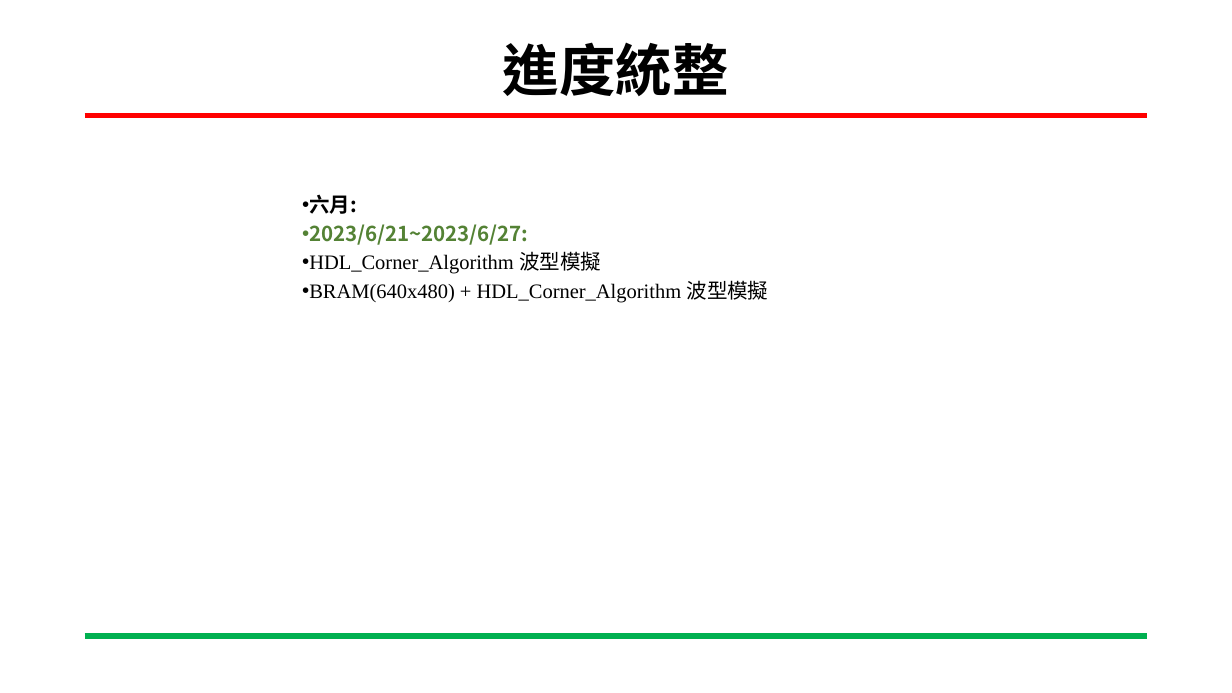
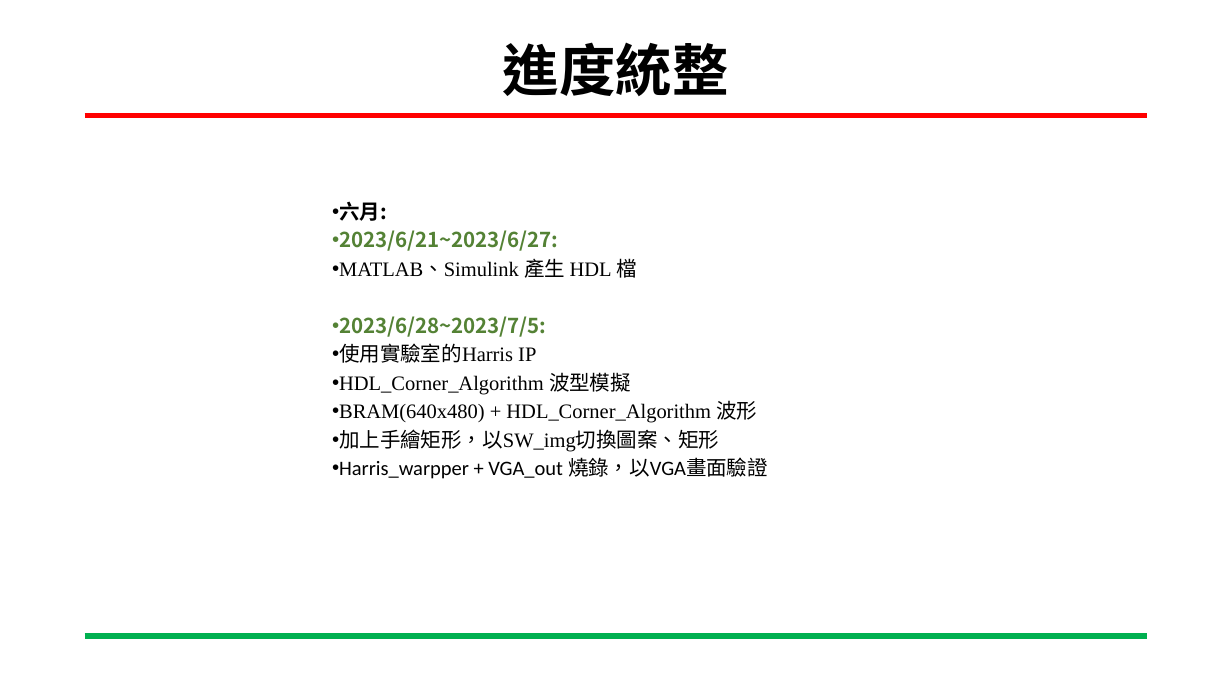
Before and after one commit to ing0331/FPGA, a slide deck: slide 5 of HW9_Harris_BRAM/N06-Tutorial/專案進度報告-Harris_BRAM-吳東穎-20230615.pptx. Drawn at 1232x693 pixels with LibreOffice and Linux fonts; fonts in the diff are those of the drawing; background and template pictures are left out. Boxes give left, top, right and bottom in pixels: in the first picture for what was removed or moved away, otherwise in the second. Text is boxed around its words. In the diff, an @@ line names an element or a change of style, - is before the commit and + after.

```diff
--- a/HW9_Harris_BRAM/N06-Tutorial/專案進度報告-Harris_BRAM-吳東穎-20230615.pptx
+++ b/HW9_Harris_BRAM/N06-Tutorial/專案進度報告-Harris_BRAM-吳東穎-20230615.pptx
@@ text "六月:": place and size @@
-text "六月:" at box(309, 194, 769, 303)
+text "六月:" at box(339, 201, 768, 479)
@@ text at box(339, 258, 637, 363): paragraphs added @@
+• MATLAB、Simulink 產生 HDL 檔
+• 2023/6/28~2023/7/5:
+• 使用實驗室的Harris IP
@@ text at box(339, 400, 768, 479): text changed @@
-• BRAM(640x480) + HDL_Corner_Algorithm 波型模擬
+• BRAM(640x480) + HDL_Corner_Algorithm 波形
+• 加上手繪矩形，以SW_img切換圖案、矩形
+• Harris_warpper + VGA_out 燒錄，以VGA畫面驗證
```
Also in this commit, not shown: 17 other slides changed, 3 slides added, 3 slides removed, 3 other files.
